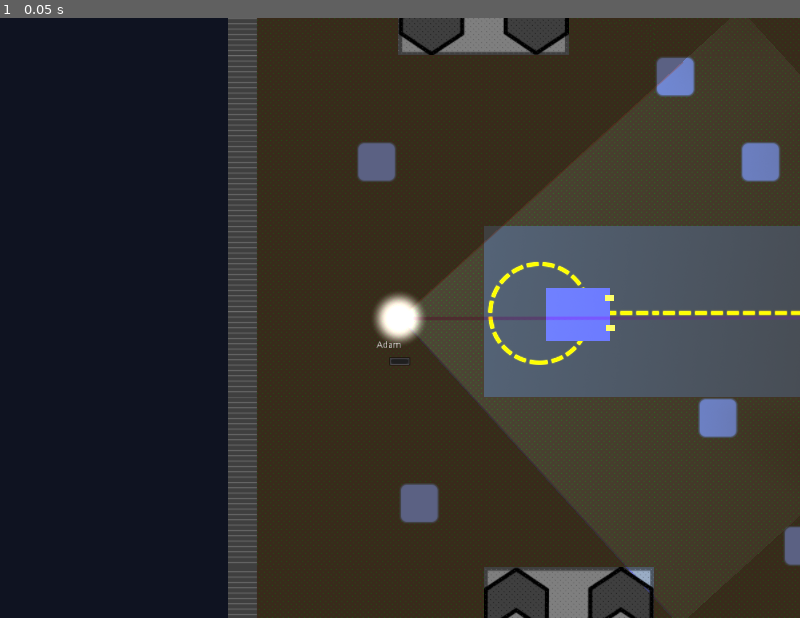
Above: before the commit, frame 1.
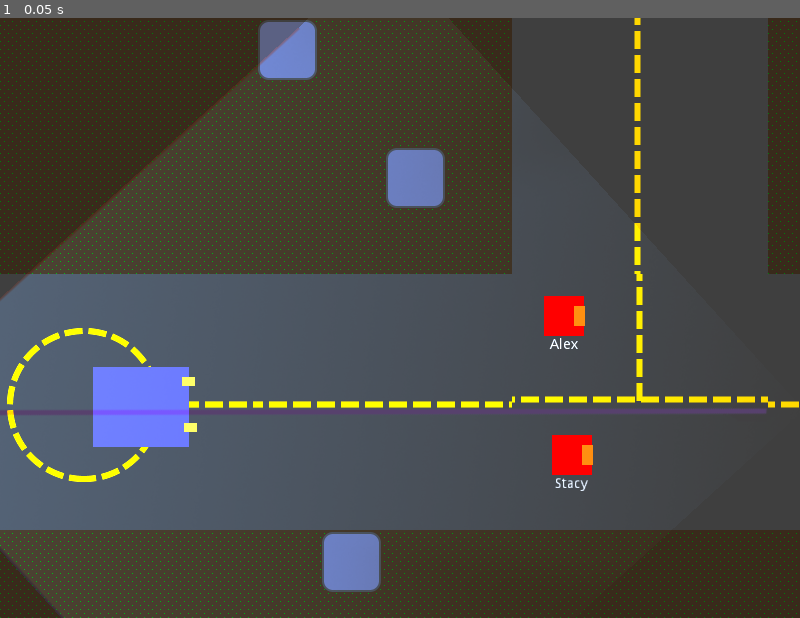
Above: after the commit, the same moment.

Repository: FugitiveTheGame/Fugitive
Game: Godot game, scene res://maps/map_00/Map_00_dev.tscn
The game is run twice, just before and just after one commit, with the same random seed, the same clock (stepped at 60 frames per second) and the same inputs. This scene is started directly instead of the project's main scene.
Inputs:
- Up to frame 1 (0.05 s): no input

The runs differ from the first frame. In frame 1, 74% of the frame differs, in the area x 0-100%, y 0-100%.
Error before the commit: Assertion failed. (res://maps/map_00/Map_00_dev.gd:26)
Error after the commit: Parse Error: The identifier "winZone" isn't declared in the current scope. (res://actors/seeker/Seeker.gd:27)

Commit message:
Safe zone should no longer hide hiders
- Hiders in a win_zone are not capturable

Diff:
--- a/actors/seeker/Seeker.gd
+++ b/actors/seeker/Seeker.gd
@@ -2,6 +2,7 @@
 class_name Seeker
 
 onready var seeker_ray_caster := $RayCast2D
+onready var win_zones := get_tree().get_nodes_in_group(Groups.WIN_ZONES)
 
 const CONE_WIDTH = deg2rad(45.0)
 const MAX_DETECT_DISTANCE := 100.0
@@ -20,6 +21,12 @@
 func _ready():
 	._ready()
 	self.freeze()
+
+func is_in_winzone(hider) -> bool:
+	for zone in win_zones:
+		if winZone.overlaps_body(hider):
+			return true
+	return false
 
 # Detect if a particular hider has been seen by the seeker
 # Change the visibility of the Hider depending on if the
@@ -51,8 +58,9 @@
 			# the Hider for gameplay purposes
 			if(look_angle < CONE_WIDTH and look_angle  > -CONE_WIDTH and distance <= MAX_DETECT_DISTANCE):
 				isSeen = true
+
 				# Don't allow capture while in a car
-				if self.car == null:
+				if self.car == null and (not is_in_winzone(hider)):
 					hider.freeze()
 
 			############################################
--- a/global/Groups.gd
+++ b/global/Groups.gd
@@ -3,3 +3,4 @@
 const SEEKERS := 'seekers'
 const HIDERS := 'hiders'
 const CARS := 'cars'
+const WIN_ZONES := 'win_zones'
--- a/maps/map_00/Map_00.tscn
+++ b/maps/map_00/Map_00.tscn
@@ -47,8 +47,12 @@
 [node name="Car" parent="players" instance=ExtResource( 6 )]
 position = Vector2( 141.075, 389.024 )
 
-[node name="WinZone" type="Area2D" parent="."]
+[node name="WinZone" type="Area2D" parent="." groups=[
+"win_zones",
+]]
 position = Vector2( 4222.45, 131.887 )
+collision_layer = 0
+collision_mask = 0
 
 [node name="CollisionShape2D" type="CollisionShape2D" parent="WinZone"]
 rotation = -1.57079
